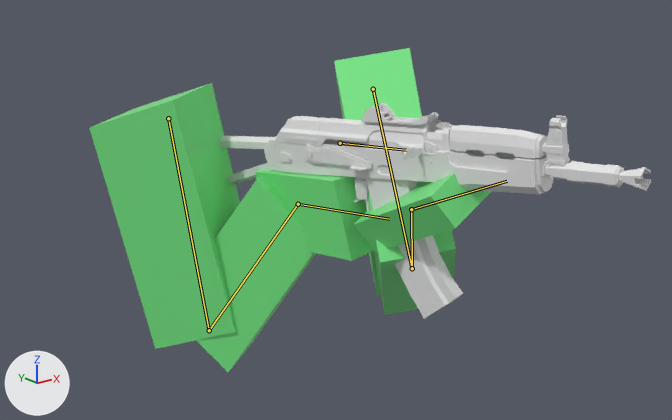
What one commit did to the FBX model Assets/Animations/AK_Fps.fbx.
One viewpoint serves both versions: a 50 mm lens placed at (-0.821, -1.161, 1.669), pointed at (-0.056, -0.204, 1.286). The lights are fixed; the arrows at lower left show +X, +Y and +Z. Both versions are drawn at frame 10 of the action 'metarig|AK_Equip'; the numbers are the values there. The bones that change are drawn over the model as lines.

Objects in the first picture: 'Cube.008', 'arms'.
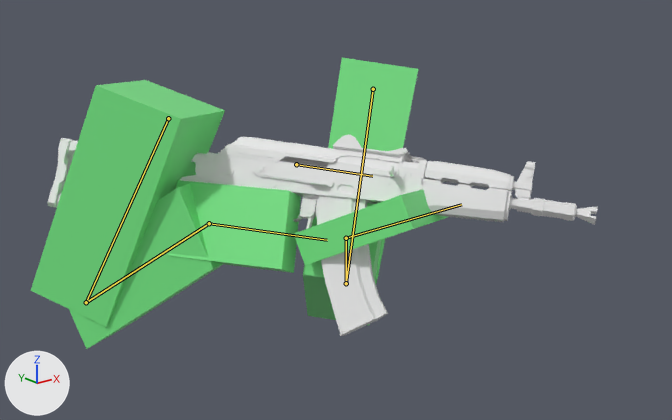
Scene script edits in JSON lines:
```json
{"block": "bone_upper_arm_l", "where": "bone_upper_arm_l = bpy.data.objects['metarig'].pose.bones['upper_arm.L']  # child of 'Chest'"}
{"op": "set", "path": "bone_upper_arm_l.rotation_quaternion", "old": "(0.544, 0.56, 0.018, -0.624)", "new": "(0.53, 0.424, 0.222, -0.7)", "note": "degrees (58, 46, -71) -> degrees (14, 56, -98)"}
{"block": "bone_forearm_l", "where": "bone_forearm_l = bpy.data.objects['metarig'].pose.bones['forearm.L']  # child of 'upper_arm.L'"}
{"op": "set", "path": "bone_forearm_l.rotation_quaternion", "old": "(0.839, 0.541, 0.0, -0.057)", "new": "(0.726, 0.684, 0.0, -0.072)", "note": "degrees (65, 4, -5) -> degrees (86, 6, -6)"}
{"block": "bone_hand_l", "where": "bone_hand_l = bpy.data.objects['metarig'].pose.bones['hand.L']  # child of 'forearm.L'"}
{"op": "set", "path": "bone_hand_l.rotation_quaternion", "old": "(0.848, 0.075, -0.441, 0.284)", "new": "(0.765, 0.38, -0.418, 0.311)", "note": "degrees (-12, -52, 43) -> degrees (42, -61, 19)"}
{"block": "bone_upper_arm_r", "where": "bone_upper_arm_r = bpy.data.objects['metarig'].pose.bones['upper_arm.R']  # child of 'Chest'"}
{"op": "set", "path": "bone_upper_arm_r.rotation_quaternion", "old": "(0.63, 0.34, -0.221, 0.662)", "new": "(0.739, 0.12, -0.369, 0.551)", "note": "degrees (12, -47, 88) -> degrees (-18, -43, 81)"}
{"block": "bone_forearm_r", "where": "bone_forearm_r = bpy.data.objects['metarig'].pose.bones['forearm.R']  # child of 'upper_arm.R'"}
{"op": "set", "path": "bone_forearm_r.rotation_quaternion", "old": "(0.518, 0.851, 0.0, 0.089)", "new": "(0.41, 0.907, 0.0, 0.095)", "note": "degrees (117, -9, 5) -> degrees (131, -10, 5)"}
{"block": "bone_hand_r", "where": "bone_hand_r = bpy.data.objects['metarig'].pose.bones['hand.R']  # child of 'forearm.R'"}
{"op": "set", "path": "bone_hand_r.rotation_quaternion", "old": "(0.082, 0.26, 0.901, -0.337)", "new": "(0.172, -0.069, 0.944, -0.274)", "note": "degrees (37, 161, -26) -> degrees (34, 163, 14)"}
{"block": "bone_bone", "where": "bone_bone = bpy.data.objects['metarig'].pose.bones['Bone']"}
{"op": "set", "path": "bone_bone.location", "old": "(-0.092, -0.276, 0.156)", "new": "(-0.073, -0.397, 0.213)"}
{"op": "set", "path": "bone_bone.rotation_quaternion", "old": "(0.996, -0.044, 0.053, -0.063)", "new": "(0.923, -0.038, -0.236, -0.302)", "note": "degrees (-5, 6, -8) -> degrees (5, -27, -37)"}
```

Changed parts and their boxes (x1, y1, x2, y2) in the pictures (672 x 420 px):
```json
{"object": "arms", "change": "posed", "before": [89, 48, 492, 372], "after": [31, 57, 448, 349], "on screen": "10% shorter"}
{"object": "Cube.008", "change": "posed", "before": [221, 103, 651, 319], "after": [47, 134, 598, 336]}
{"bone": "upper_arm.L", "before": "(373, 89) to (412, 268)", "after": "(373, 89) to (346, 283)"}
{"bone": "forearm.L", "before": "(412, 268) to (411, 209)", "after": "(346, 283) to (346, 238)"}
{"bone": "hand.L", "before": "(411, 209) to (507, 181)", "after": "(346, 238) to (461, 204)"}
{"bone": "upper_arm.R", "before": "(168, 118) to (209, 330)", "after": "(168, 118) to (86, 302)"}
{"bone": "forearm.R", "before": "(209, 330) to (298, 204)", "after": "(86, 302) to (209, 223)"}
{"bone": "hand.R", "before": "(298, 204) to (389, 219)", "after": "(209, 223) to (327, 240)"}
{"bone": "Bone", "before": "(340, 143) to (406, 150)", "after": "(296, 164) to (372, 176)"}
```
